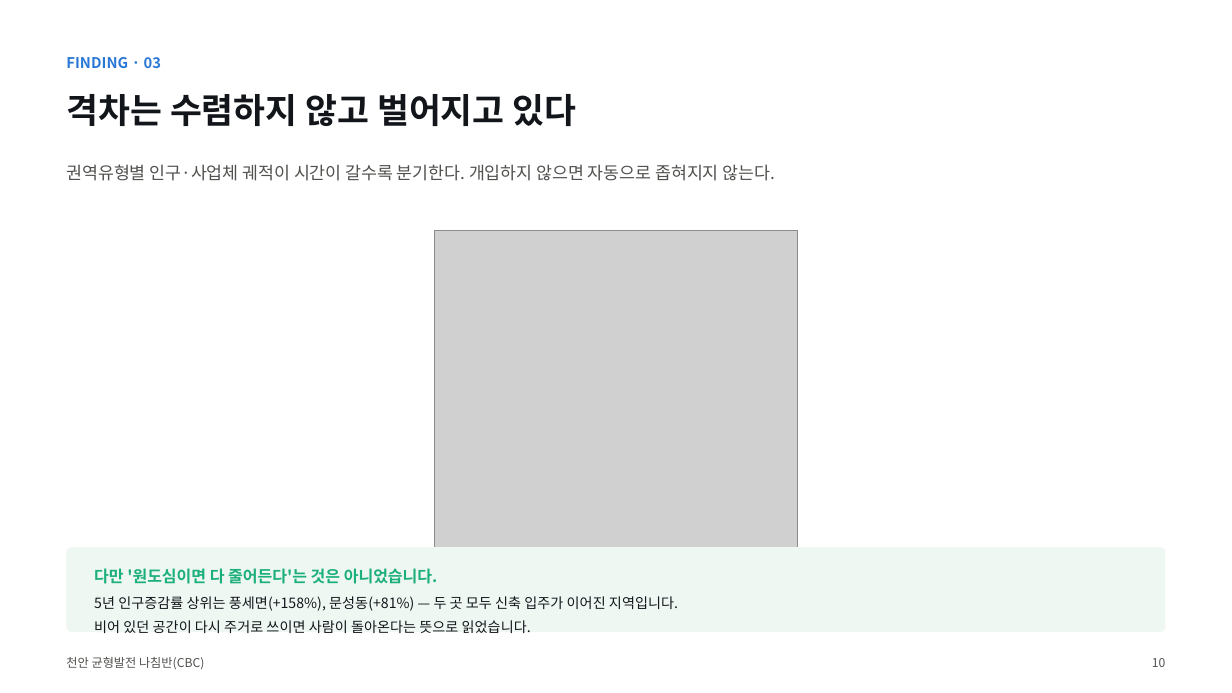
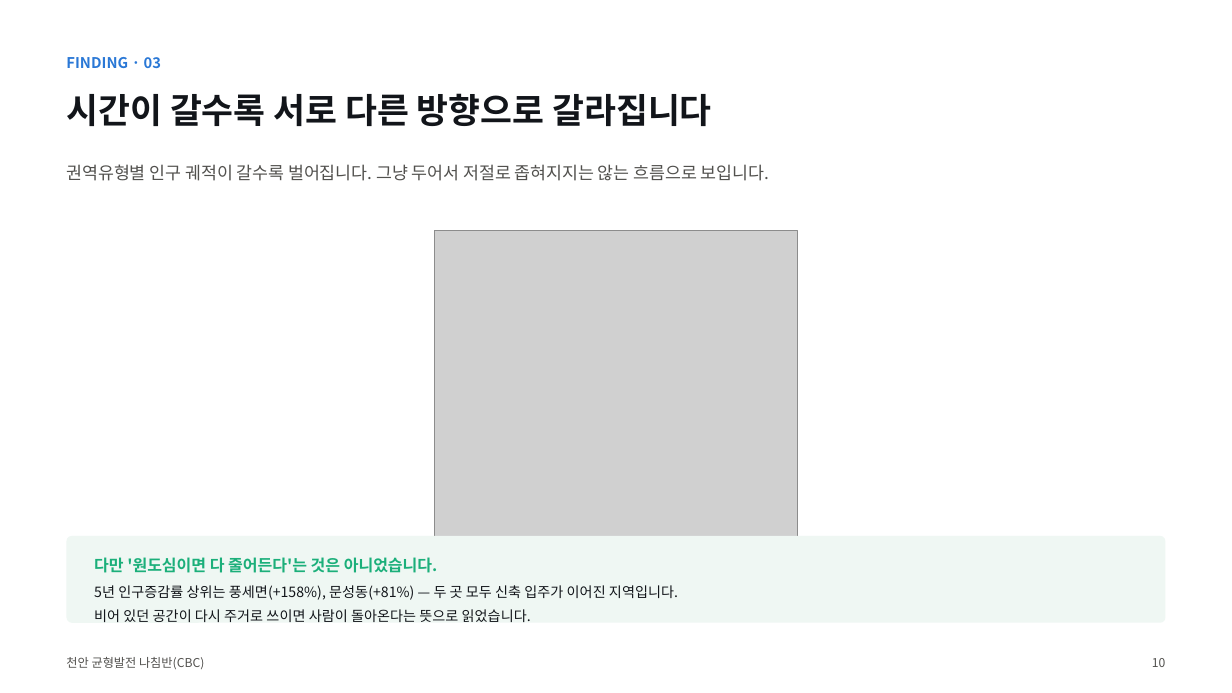
Before and after one commit to BioCode67/2026-AI-, a slide deck: slide 11 of deliverables/기획서_천안균형발전나침반_CBC.pptx. Drawn at 1232x693 pixels with LibreOffice and Linux fonts; fonts in the diff are those of the drawing; grey boxes stand for pictures. Boxes give left, top, right and bottom in pixels: in the first picture for what was removed or moved away, otherwise in the second. Text is boxed around its words. In the diff, an @@ line names an element or a change of style, - is before the commit and + after.

```diff
--- a/deliverables/기획서_천안균형발전나침반_CBC.pptx
+++ b/deliverables/기획서_천안균형발전나침반_CBC.pptx
@@ text at box(66, 93, 711, 126): text changed @@
-격차는 수렴하지 않고 벌어지고 있다
+시간이 갈수록 서로 다른 방향으로 갈라집니다
@@ text at box(66, 164, 769, 181): text changed @@
-권역유형별 인구·사업체 궤적이 시간이 갈수록 분기한다. 개입하지 않으면 자동으로 좁혀지지 않는다.
+권역유형별 인구 궤적이 갈수록 벌어집니다. 그냥 두어서 저절로 좁혀지지는 않는 흐름으로 보입니다.
@@ 2 texts, 1 rounded rectangle: place and size @@
-2 texts, 1 rounded rectangle at box(67, 547, 1165, 633)
+2 texts, 1 rounded rectangle at box(67, 536, 1165, 623)
```
Also in this commit, not shown: 12 other slides changed, 1 slide added, 4 other files.
